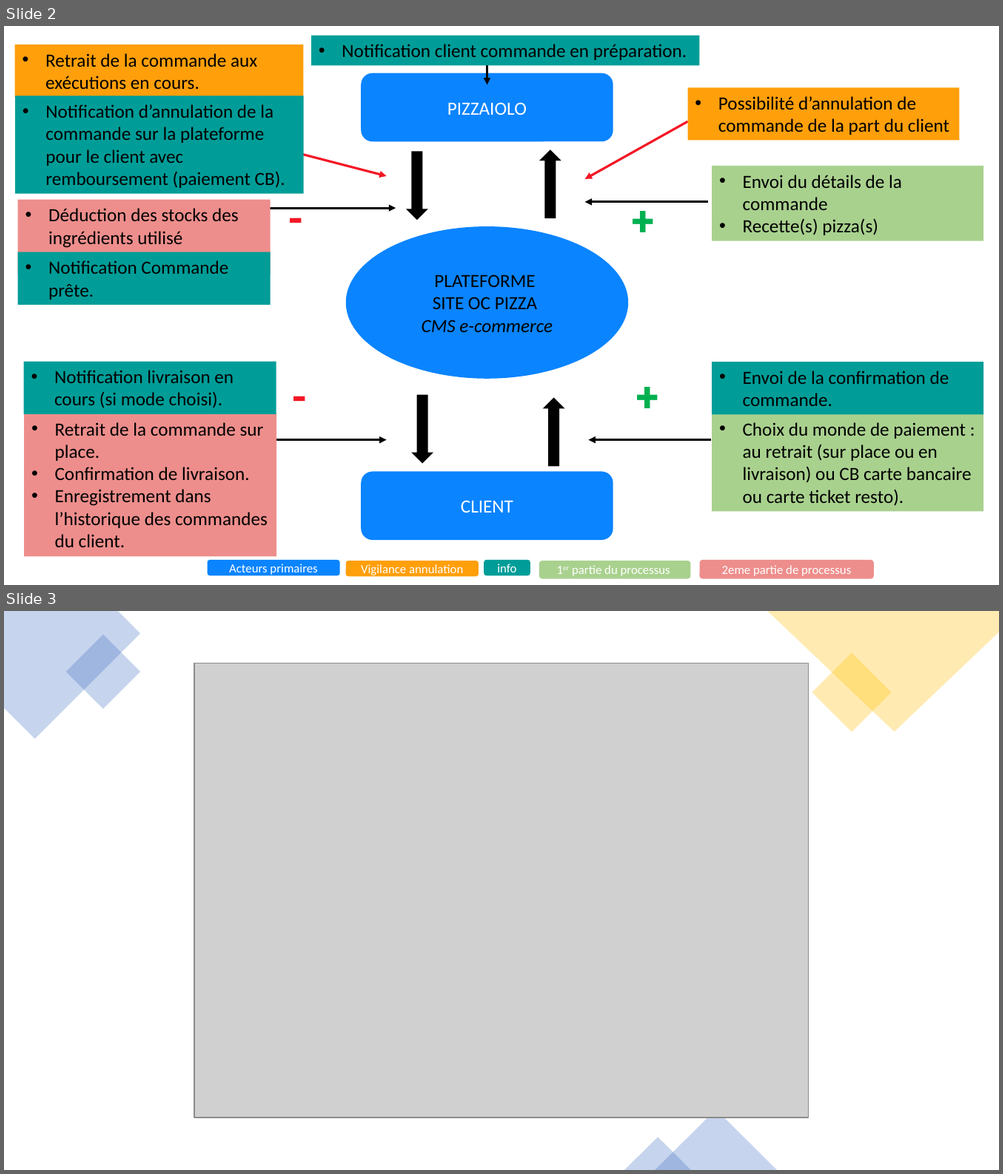
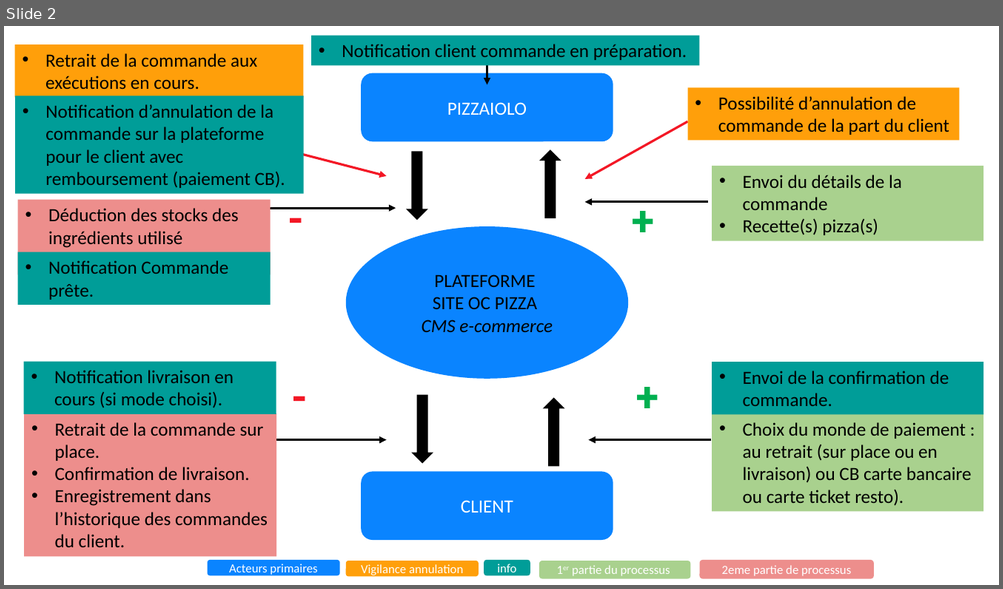
Before and after one commit to Keltoum-BLK/projet_6, a slide deck: persona et shéma de fonctionnement ecommerce.pptx. Shown one above the other, each under a label of ours: slides 2 and 3 before the commit, slide 2 after it. The pictures are 1003x1174 and 1003x589 pixels, drawn with LibreOffice and Linux fonts; fonts in the diff are those of the drawing; grey boxes stand for pictures. Boxes give left, top, right and bottom in pixels: in the first picture for what was removed or moved away, otherwise in the second. Text is boxed around its words. In the diff, an @@ line names an element or a change of style, - is before the commit and + after.

```diff
--- a/persona et shéma de fonctionnement ecommerce.pptx
+++ b/persona et shéma de fonctionnement ecommerce.pptx
@@ slide 3 removed at (4, 611, 999, 1170), background #FFFFFF @@
@@ freeform shape removed at (4, 611, 141, 739) @@
@@ freeform shape removed at (767, 611, 999, 732) @@
@@ rectangle removed at (66, 635, 141, 709) @@
@@ rectangle removed at (811, 653, 891, 732) @@
@@ picture removed at (194, 664, 808, 1118) @@
@@ triangle removed at (654, 1111, 777, 1170) @@
@@ triangle removed at (625, 1138, 691, 1170) @@
```
Also in this commit, not shown: 3 slides added.
